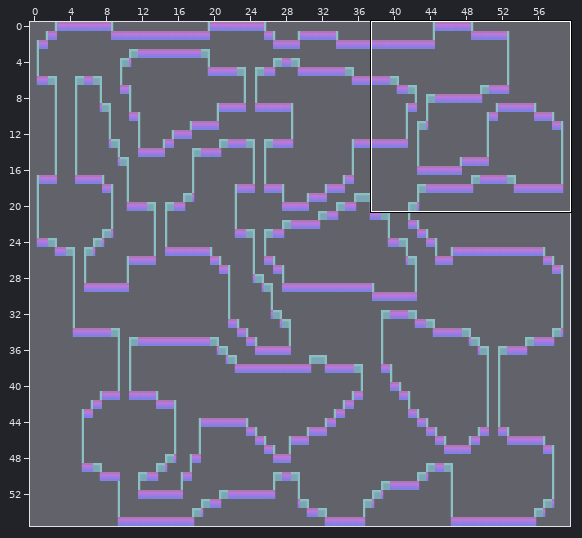
Two versions of a level (Tiled map, Juego/assets/map/map_3/mapa_3.tmx). Above: a wide view before the commit, with the close-up outlined.
Close-up. Before the edit:
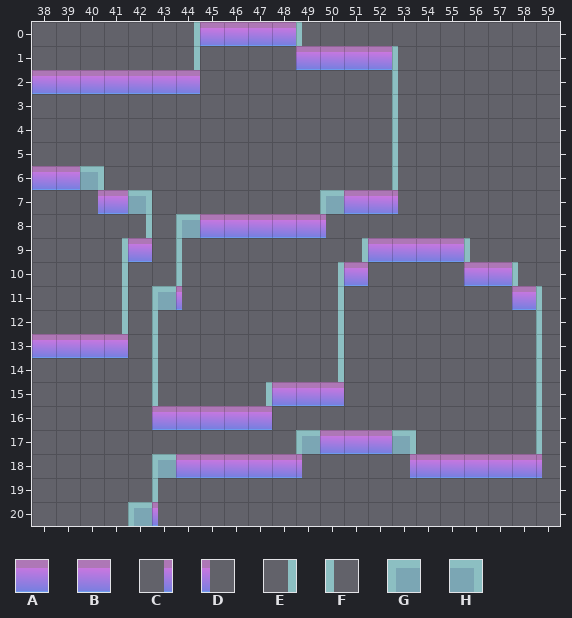
Cells are 32x32 px. Shown: x 38..59, y 0..20. The commit also changed other parts of the map, which this record leaves out. Tiles whose own drawing changed are shown in their newer look in all pictures.
Key: from "mapTiles": A 0, B 1, C 2, D 3; from "map_tiles3": E 10, F 11, G 12, H 13.
_ is an empty cell.
Layer "pared" before, first column x 38:
 0 ______EBBAAF__________
 1 ______E____AAABF______
 2 ABAAAAA________F______
 3 _______________F______
 4 _______________F______
 5 _______________F______
 6 AAH____________F______
 7 __CAH_______GABD______
 8 ____E_GAAAAAD_________
 9 ___EA_F______EAAAAF___
10 ___E__F_____EA____AAF_
11 ___E_GD_____E_______AF
12 ___E_F______E________F
13 AAAA_F______E________F
14 _____F______E________F
15 _____F___EAAA________F
16 _____AAAAA___________F
17 ___________GAAAH_____F
18 _____GAAAAAD___CAAAAAD
19 _____F________________
20 ____GD________________
New version:
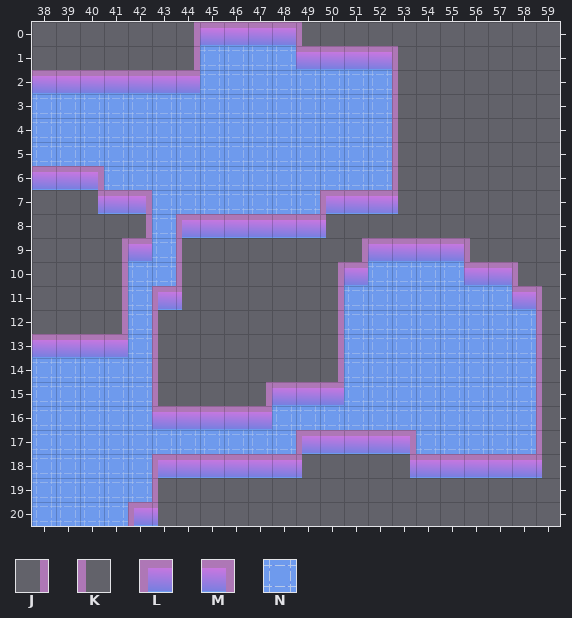
Further tiles: from "mapTiles": J 6, K 7, L 8, M 9, N 12.
From old to new:
Changed rows in their new state; . is an unchanged cell.
Layer "suelo":
first column x 38:
 1 .......NNNN..........
 2 .......NNNNNNNN......
 3 NNNNNNNNNNNNNNN......
 4 NNNNNNNNNNNNNNN......
 5 NNNNNNNNNNNNNNN......
 6 ...NNNNNNNNNNNN......
 7 .....NNNNNNN.........
 8 .....N...............
 9 .....N...............
10 ....NN........NNNN...
11 ....N........NNNNNNN.
12 ....N........NNNNNNNN
13 ....N........NNNNNNNN
14 NNNNN........NNNNNNNN
15 NNNNN........NNNNNNNN
16 NNNNN.....NNNNNNNNNNN
17 NNNNNNNNNNN.....NNNNN
18 NNNNN................
19 NNNNN................
20 NNNN.................
Layer "pared":
first column x 40:
 0 ....J....K..........
 1 ....J........K......
 2 .............K......
 3 .............K......
 4 .............K......
 5 .............K......
 6 M............K......
 7 ..M.......L.........
 8 ..J.L...............
 9 .J..K......J....K...
10 .J..K.....J.......K.
11 .J.L......J........K
12 .J.K......J........K
13 ...K......J........K
14 ...K......J........K
15 ...K...J...........K
16 ...................K
17 .........L...M.....K
18 ...L................
19 ...K................
20 ..L.................
Changed places in both close-ups, as pixel boxes (x1, y1, x2, y2):
changed: (32, 22, 542, 526)
